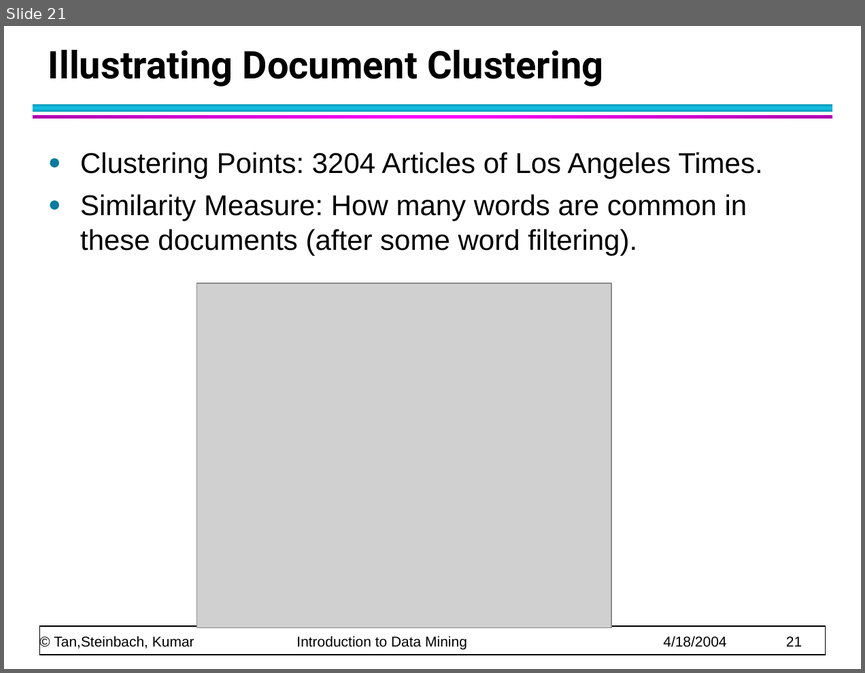
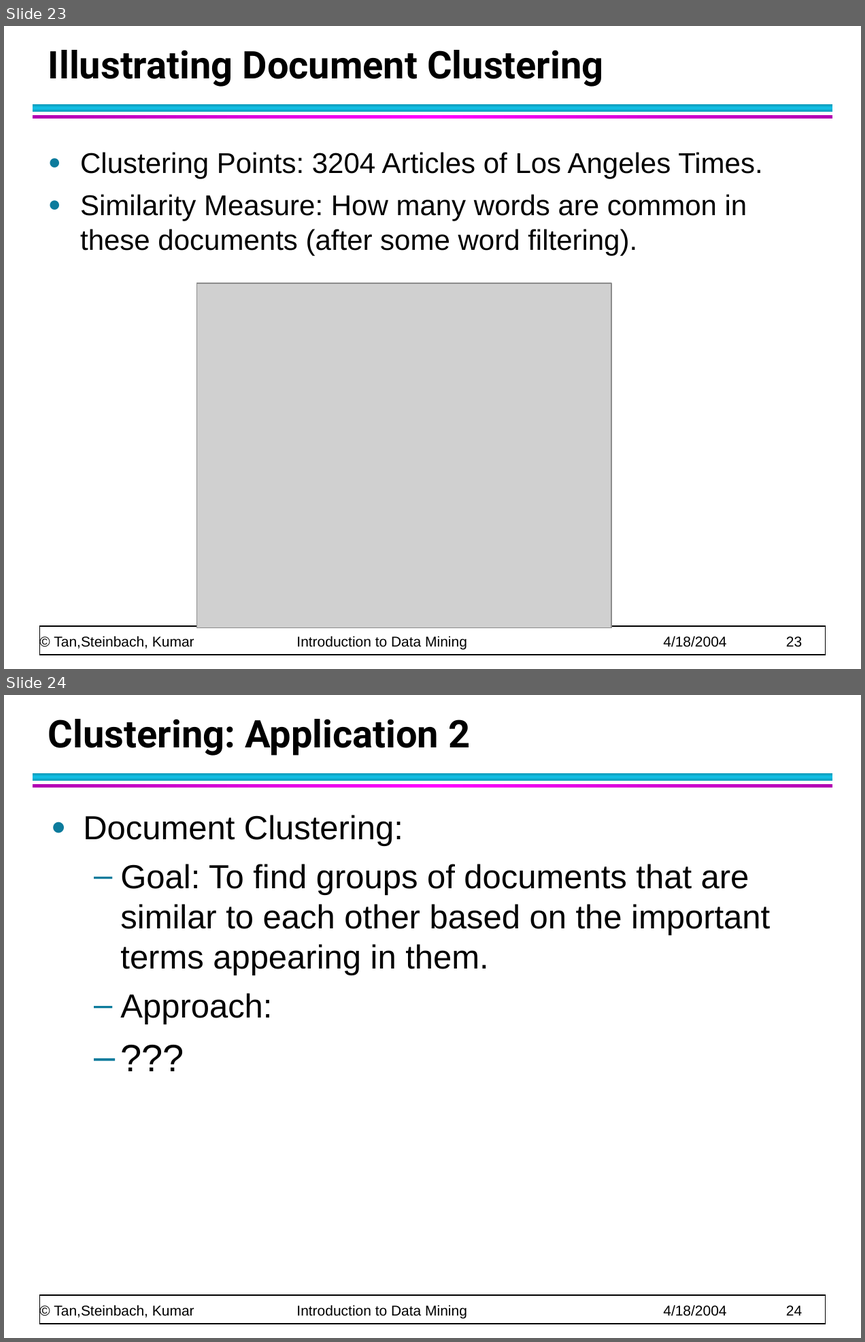
Before and after one commit to CMPT300/CMPT300.github.io, a slide deck: handouts/introduction/chap1_intro.ppt. Shown one above the other, each under a label of ours: slide 21 before the commit, slides 23 and 24 after it. The pictures are 865x673 and 865x1342 pixels, drawn with LibreOffice and Linux fonts; fonts in the diff are those of the drawing; grey boxes stand for pictures. Boxes give left, top, right and bottom in pixels: in the first picture for what was removed or moved away, otherwise in the second. Text is boxed around its words. In the diff, an @@ line names an element or a change of style, - is before the commit and + after.

```diff
--- a/handouts/introduction/chap1_intro.ppt
+++ b/handouts/introduction/chap1_intro.ppt
@@ slide 24 added at <box>4,695,861,1338</box>, background #FFFFFF; not listed: 4 template elements that a slide beside it also shows @@
@@ title added at <box>48,719,470,756</box>, 32 pt, text #000000, bold @@
+Clustering: Application 2
@@ text added at <box>83,815,770,1024</box>, 28 pt, text #000000 @@
+● Document Clustering:
+  – Goal: To find groups of documents that are similar to each other based on the important terms appearing in them.
+  – Approach:
+  – ???
@@ what was slide 21 is now slide 23 @@
@@ text at <box>54,635,802,650</box>: text changed @@
-© Tan,Steinbach, Kumar Introduction to Data Mining 4/18/2004 21
+© Tan,Steinbach, Kumar Introduction to Data Mining 4/18/2004 23
```
Also in this commit, not shown: 29 other slides changed, 5 other slides added, 1 slide removed.
